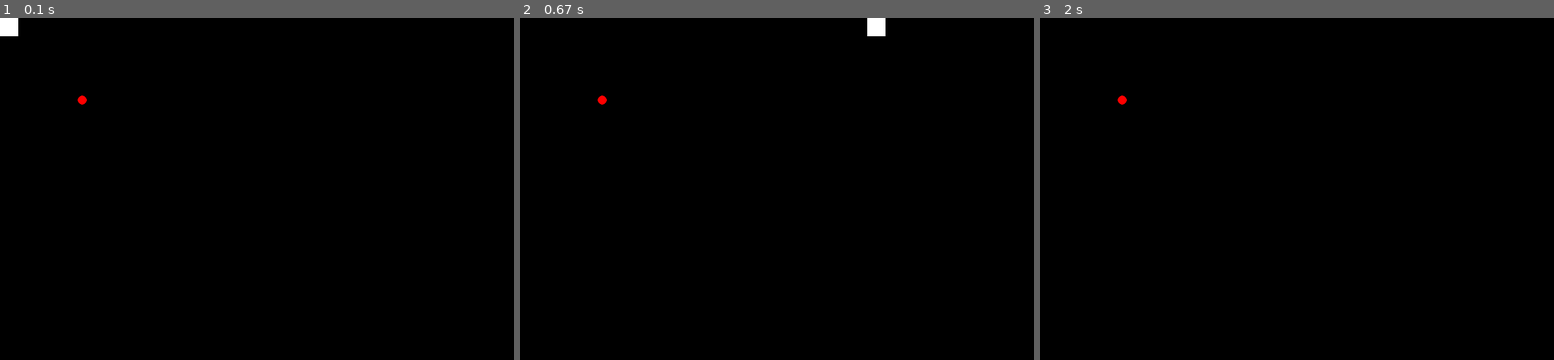
Above: before the commit, frames 1-3 (left to right).
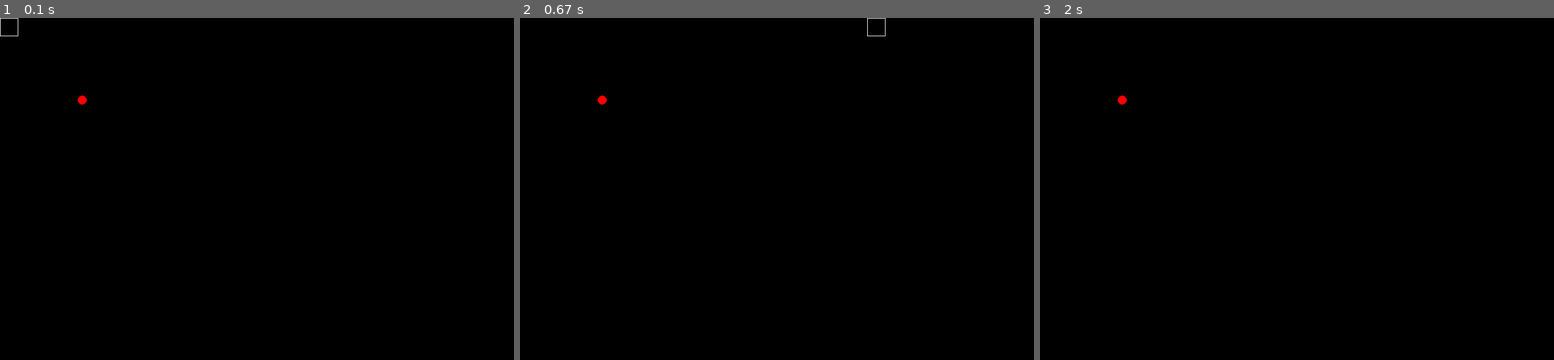
Above: after the commit, the same moments.

Repository: FoRVaiS/3522-assignment-1
Game: pygame game, started from src/cli.py
Same seed, same stepped clock (60 frames per second), same inputs: the game is played once before the commit and once after it.
Inputs:
- Up to frame 1 (0.1 s): no input
- Up to frame 2 (0.67 s): hold D from 0.33 s (still down)
- Up to frame 3 (2 s): release D at 0.8 s

The runs differ from the first frame. In frame 1, 0.2% of the frame differs, in the area x 0-4%, y 0-6%; in frame 2, 0.2%; in frame 3, nothing differs.

Commit message:
feat(objects): edit snake sprite to only show outlines

Diff:
--- a/src/Component.py
+++ b/src/Component.py
@@ -16,7 +16,7 @@
         square_rect = pygame.Rect(x, y, self.width, self.height)
 
         # Draw the square on the screen with the specified color
-        pygame.draw.rect(screen, (255, 255, 255), square_rect)
+        pygame.draw.rect(screen, (255, 255, 255), square_rect, 1)
 
 
 class FoodSpriteComponent(Component):
